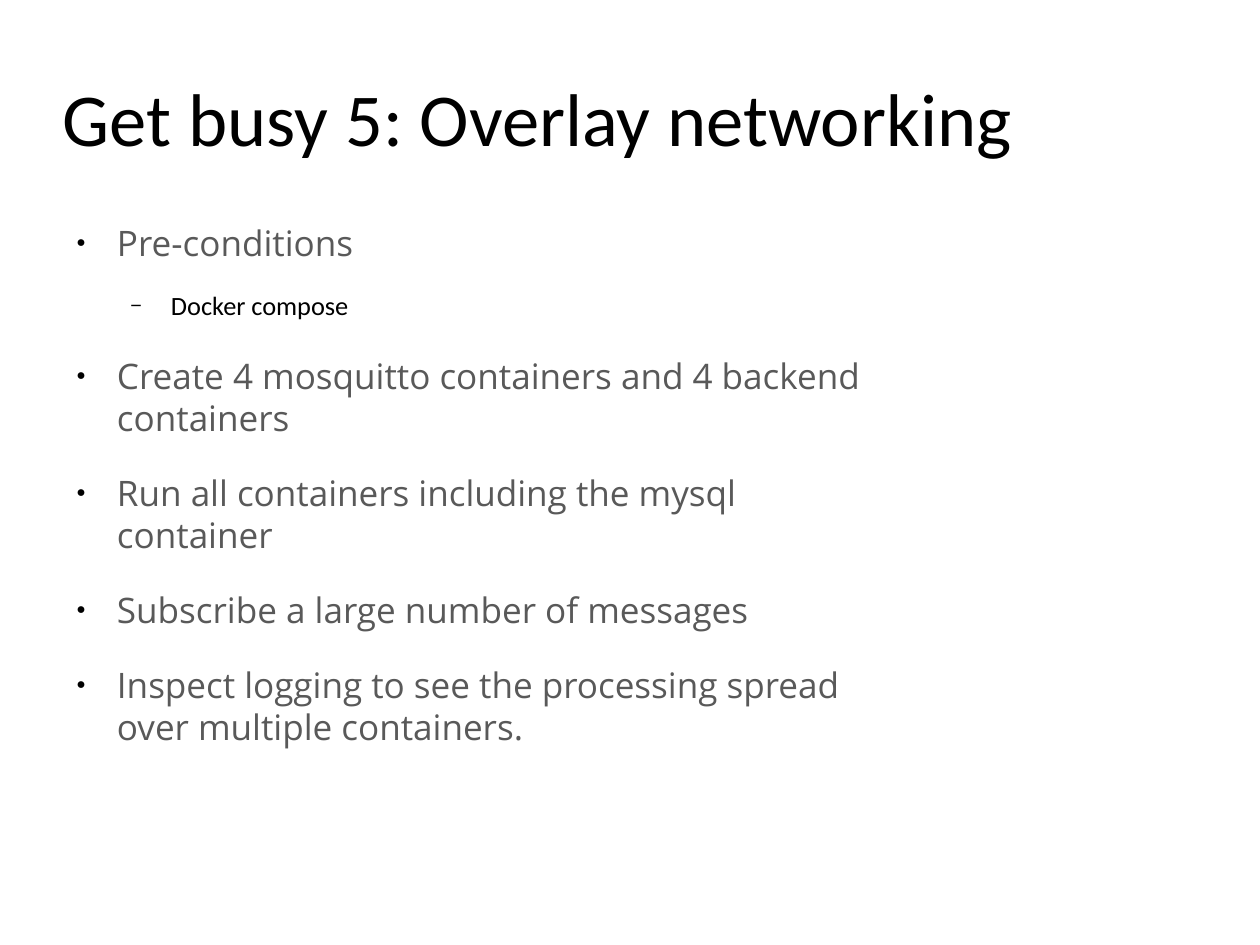
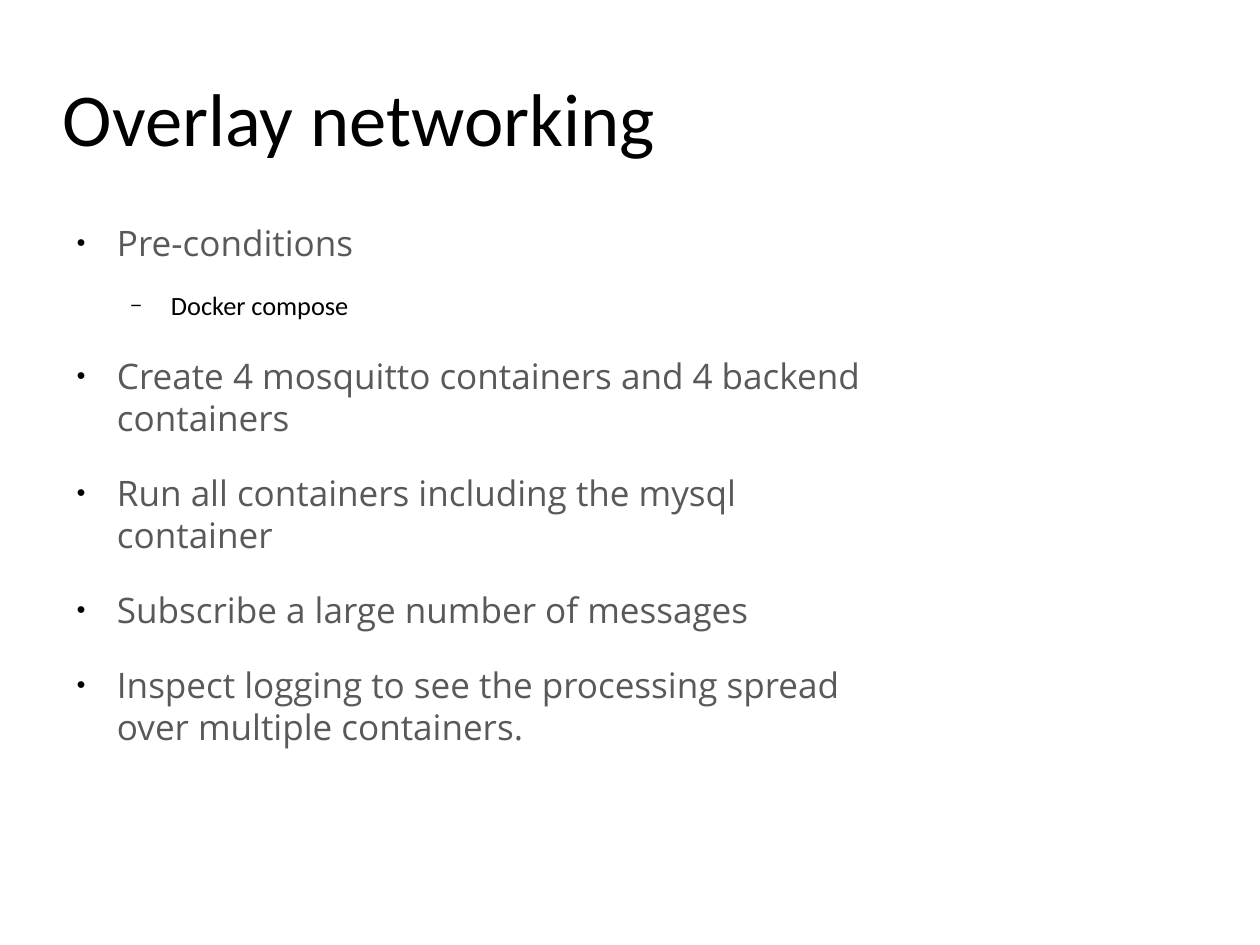
Before and after one commit to yeronimuz/gossip, a slide deck: slide 42 of presentation/docker_for_java_v1.0.odp (slide 40 before the commit). Drawn at 1260x945 pixels with LibreOffice and Linux fonts; fonts in the diff are those of the drawing; background and template pictures are left out. Boxes give left, top, right and bottom in pixels: in the first picture for what was removed or moved away, otherwise in the second. Text is boxed around its words. In the diff, an @@ line names an element or a change of style, - is before the commit and + after.

```diff
--- a/presentation/docker_for_java_v1.0.odp
+++ b/presentation/docker_for_java_v1.0.odp
@@ title at (x1=63, y1=94, x2=655, y2=159): text changed @@
-Get busy 5: Overlay networking
+Overlay networking
```
Also in this commit, not shown: 7 other slides changed, 2 slides added.
